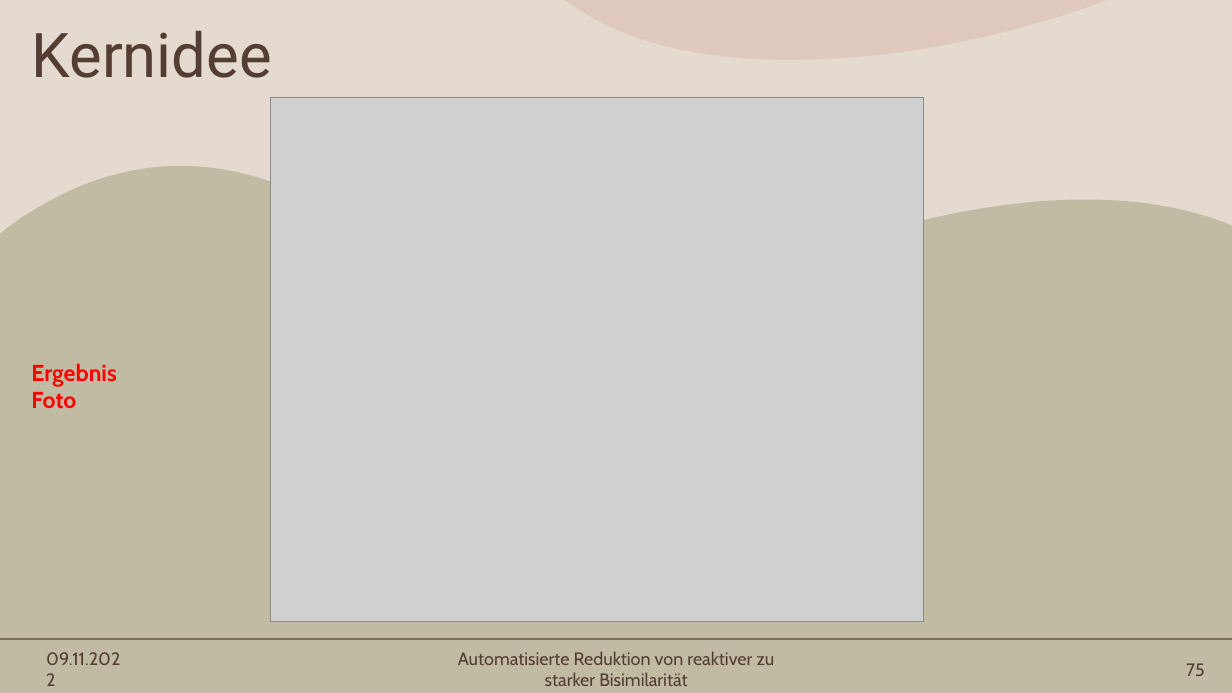
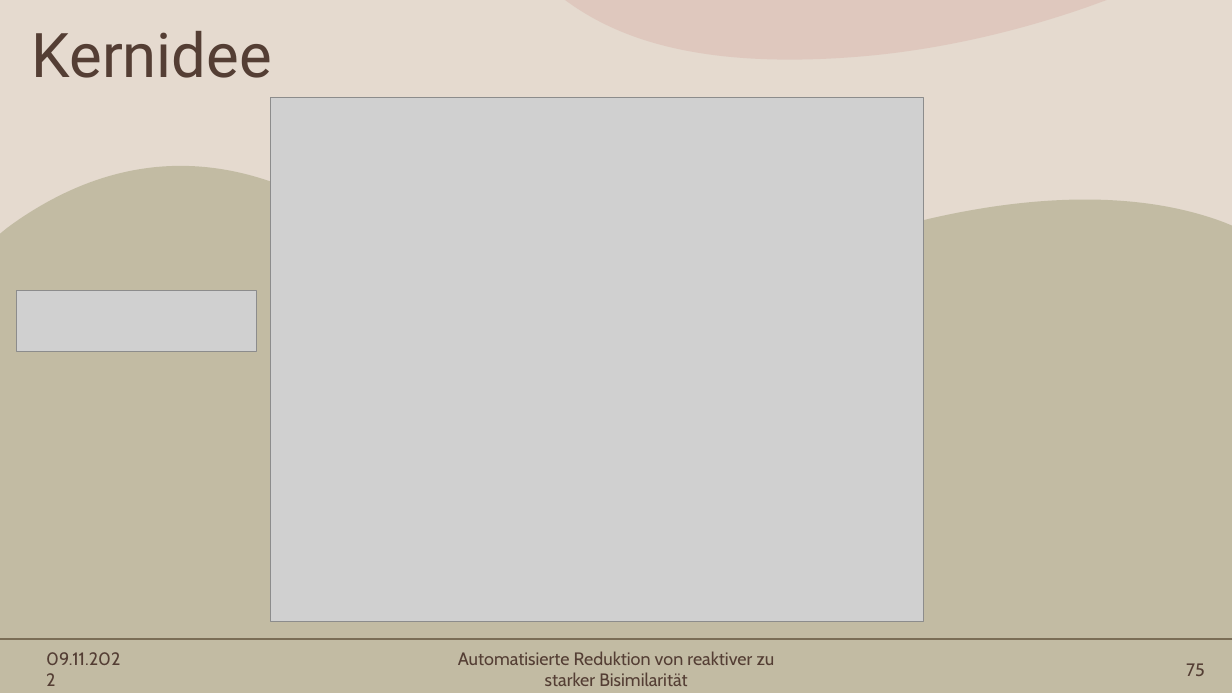
Before and after one commit to Mieneas/Automatisierte-Reduktion-von-reaktiver-zu-starker-Bisimilaritaet, a slide deck: slide 75 of thesis/FoKo-presentation/Automatisierte Reduktion von reaktiver zu starker Bisimilarität.pptx. Drawn at 1232x693 pixels with LibreOffice and Linux fonts; fonts in the diff are those of the drawing; grey boxes stand for pictures. Boxes give left, top, right and bottom in pixels: in the first picture for what was removed or moved away, otherwise in the second. Text is boxed around its words. In the diff, an @@ line names an element or a change of style, - is before the commit and + after.

```diff
--- a/thesis/FoKo-presentation/Automatisierte Reduktion von reaktiver zu starker Bisimilarität.pptx
+++ b/thesis/FoKo-presentation/Automatisierte Reduktion von reaktiver zu starker Bisimilarität.pptx
@@ picture added at (17,290,257,352) @@
@@ text removed at (31,363,116,409) @@
-Ergebnis Foto
```
Also in this commit, not shown: 6 other slides changed, 3 other files.
